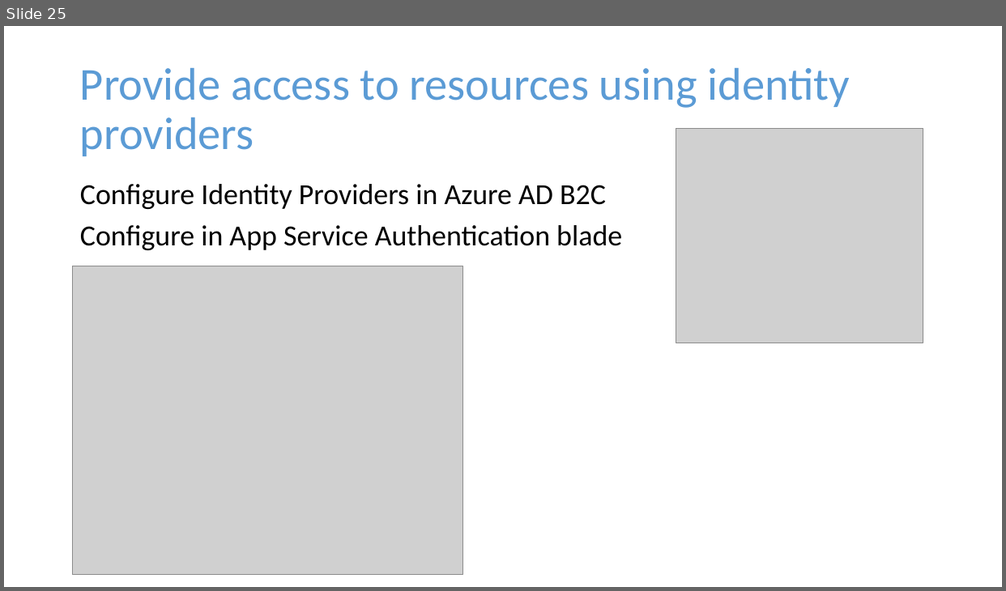
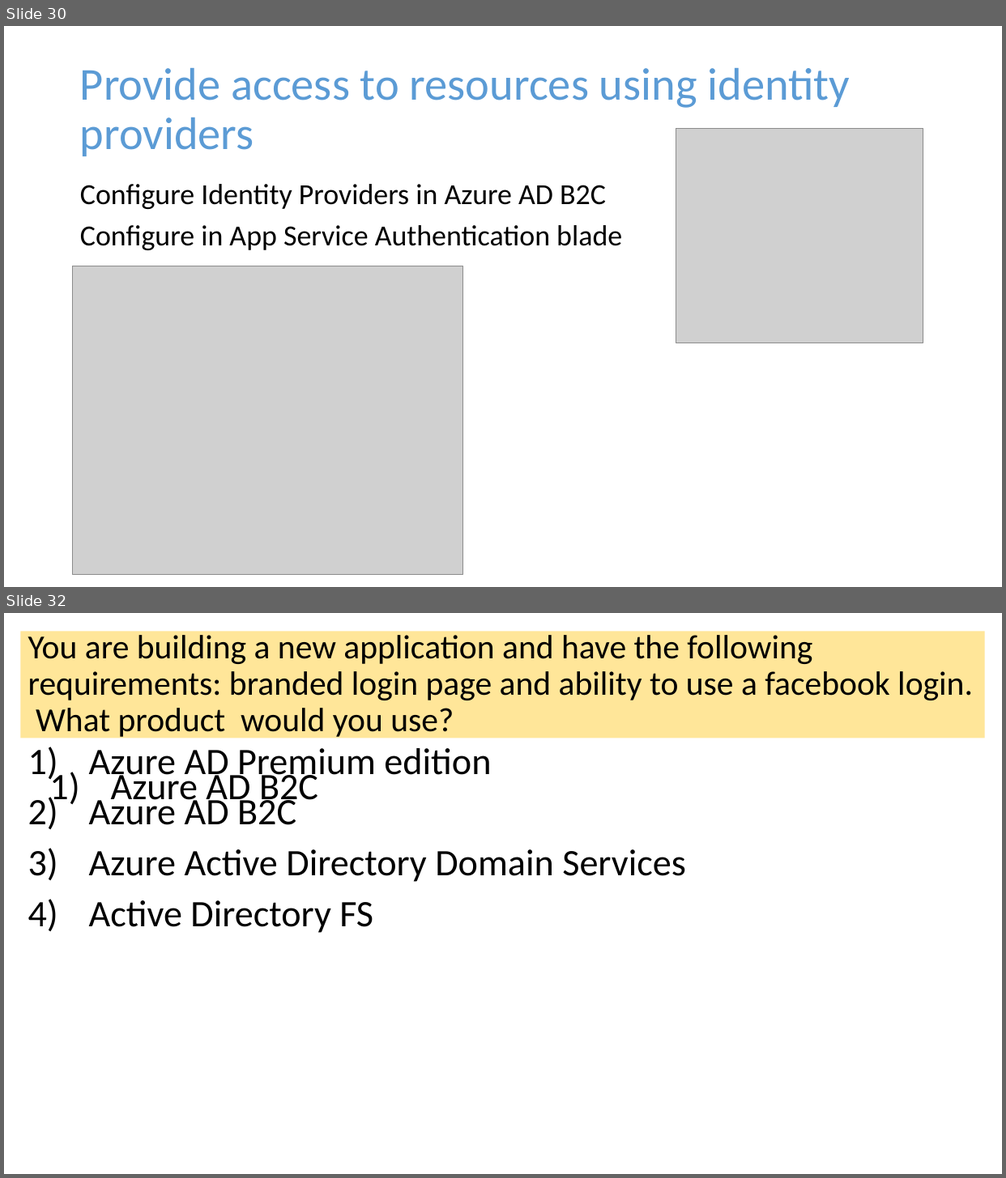
Before and after one commit to dstolts/70-534, a slide deck: Presentations/70-534-Combined-SecuritySlides.pptx. Shown one above the other, each under a label of ours: slide 25 before the commit, slides 30 and 32 after it; the slides between them are not shown. The pictures are 1006x591 and 1006x1178 pixels, drawn with LibreOffice and Linux fonts; fonts in the diff are those of the drawing; grey boxes stand for pictures. Boxes give left, top, right and bottom in pixels: in the first picture for what was removed or moved away, otherwise in the second. Text is boxed around its words. In the diff, an @@ line names an element or a change of style, - is before the commit and + after.

```diff
--- a/Presentations/70-534-Combined-SecuritySlides.pptx
+++ b/Presentations/70-534-Combined-SecuritySlides.pptx
@@ slide 32 added at (x1=4, y1=613, x2=1002, y2=1174), background #FFFFFF @@
@@ title added at (x1=20, y1=631, x2=985, y2=738), fill #FFE699, 32.4 pt, text #000000 @@
+You are building a new application and have the following requirements: branded login page and ability to use a facebook login. What product would you use?
@@ text added at (x1=89, y1=748, x2=686, y2=933), 36 pt, text #000000 @@
+1) Azure AD Premium edition
+2) Azure AD B2C
+3) Azure Active Directory Domain Services
+4) Active Directory FS
@@ text added at (x1=89, y1=794, x2=296, y2=825), 36 pt, text #000000 @@
+1) Azure AD B2C
@@ what was slide 25 is now slide 30 @@
```
Also in this commit, not shown: 4 other slides added.
